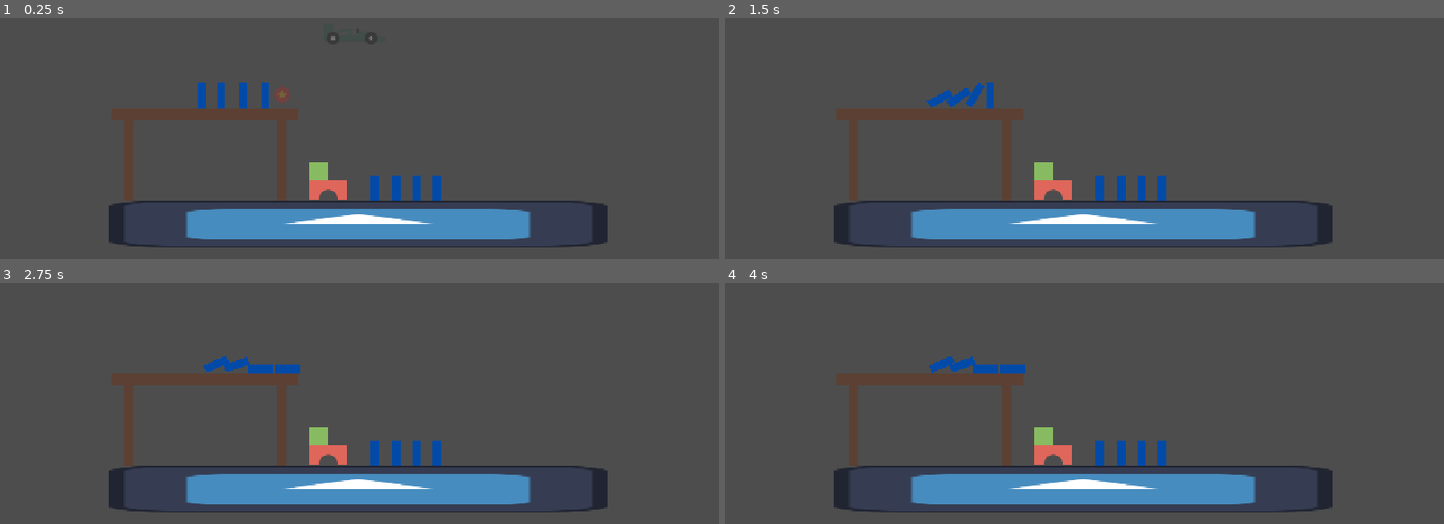
Above: before the commit, frames 1-4 (two rows, left to right).
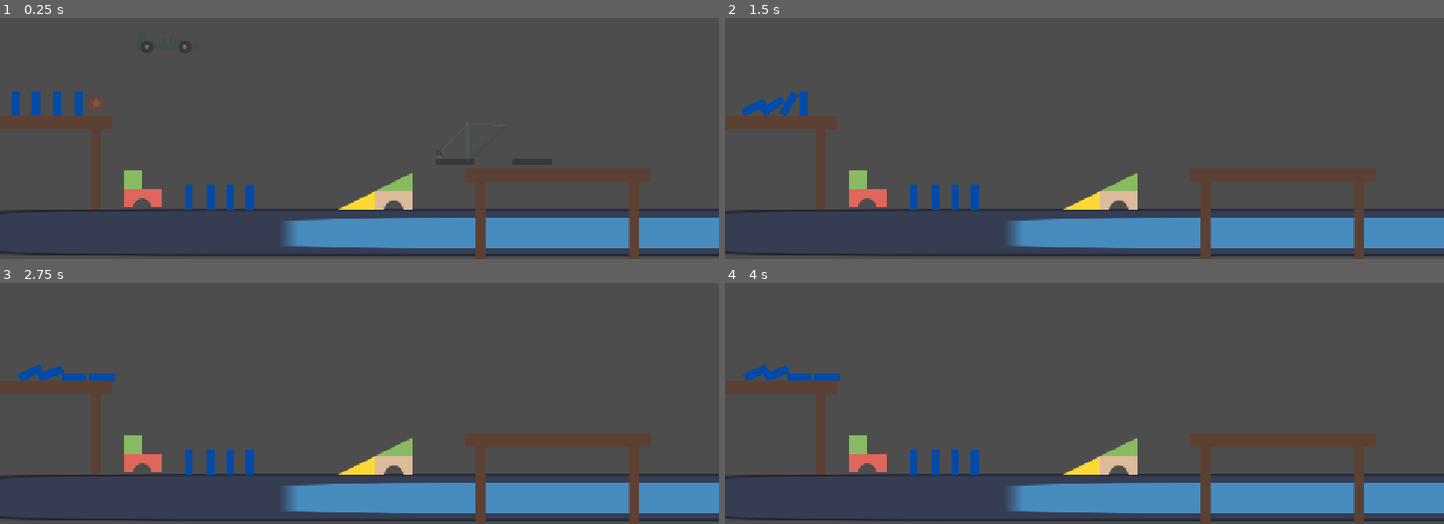
Above: after the commit, the same moments.

Repository: TimTich/toymino
Game: Godot game, scene res://scenes/level1.tscn
The game is run twice, just before and just after one commit, with the same random seed, the same clock (stepped at 60 frames per second) and the same inputs. The engine's default icon, where the game draws it, is replaced by a stand-in: a white triangle on a blue panel in a dark square.
Inputs (mouse positions are in pixels of both pictures, inside the frame that each line leads up to):
- Up to frame 1 (0.25 s): no input
- Up to frame 2 (1.5 s): tap Enter at 0.5 s; move the mouse to (1005, 95) at 0.52 s; tap Space (start) at 0.6 s; click (1005, 95) at 0.67 s; move the mouse to (940, 78) at 1.27 s; click (940, 78) at 1.35 s
- Up to frame 3 (2.75 s): tap Space (start) at 1.55, 2.1 s; move the mouse to (outside the picture) at 2.02 s; click (outside the picture) at 2.17 s
- Up to frame 4 (4 s): tap Space (start) at 2.75, 2.85, 3.5, 3.8 s; move the mouse to (1048, 403) at 2.77 s; click (1048, 403) at 2.92 s; move the mouse to (1300, 381) at 3.52 s; press the mouse at (1300, 381) at 3.53 s

The runs differ from the first frame. In frame 1, 19% of the frame differs, in the area x 0-100%, y 7-100%; in frame 2, 19%; in frame 3, 19%; in frame 4, 19%.

Commit message:
Holy moly dingen werken

Diff:
--- /dev/null
+++ b/scenes/environment/helling_klein/helling_klein.tscn
@@ -0,0 +1,11 @@
+[gd_scene format=3 uid="uid://c4bqsjq2quiq1"]
+
+[ext_resource type="Texture2D" uid="uid://4usrlwrpf110" path="res://scenes/environment/helling_klein/Helling klein.png" id="1_skmsl"]
+
+[node name="HellingKlein" type="StaticBody2D" unique_id=1429074296]
+
+[node name="Sprite2D" type="Sprite2D" parent="." unique_id=1193121186]
+texture = ExtResource("1_skmsl")
+
+[node name="CollisionPolygon2D" type="CollisionPolygon2D" parent="." unique_id=1313719765]
+polygon = PackedVector2Array(60, -30, 60, 30, -60, 30)
--- a/scenes/level1.tscn
+++ b/scenes/level1.tscn
@@ -6,6 +6,8 @@
 [ext_resource type="PackedScene" uid="uid://dhi84ownjbe5o" path="res://scenes/environment/trap_klein/trap_klein.tscn" id="4_conm7"]
 [ext_resource type="PackedScene" uid="uid://bj4mnvhospm4u" path="res://scenes/toys/ball/ball.tscn" id="5_d3jkd"]
 [ext_resource type="PackedScene" uid="uid://bd72ravr51va2" path="res://scenes/toys/car/car.tscn" id="6_u3awl"]
+[ext_resource type="PackedScene" uid="uid://c4bqsjq2quiq1" path="res://scenes/environment/helling_klein/helling_klein.tscn" id="7_ejswk"]
+[ext_resource type="PackedScene" uid="uid://ct7rn8x3oy06s" path="res://scenes/toys/hefbrug/hefbrug.tscn" id="8_bbk5w"]
 
 [sub_resource type="RectangleShape2D" id="RectangleShape2D_1os0n"]
 size = Vector2(800, 75)
@@ -14,57 +16,69 @@
 
 [node name="Level1" type="Node2D" parent="." unique_id=1387798288]
 
-[node name="Floor" type="StaticBody2D" parent="Level1" unique_id=189274120]
-position = Vector2(180, 565)
+[node name="StaticBody2D" type="StaticBody2D" parent="Level1" unique_id=189274120]
+position = Vector2(-118, 579)
+scale = Vector2(4.88, 1)
 collision_layer = 5
 
-[node name="Sprite2D" type="Sprite2D" parent="Level1/Floor" unique_id=1364646237]
+[node name="Sprite2D" type="Sprite2D" parent="Level1/StaticBody2D" unique_id=1364646237]
 position = Vector2(393.99997, 26.499996)
 scale = Vector2(6.2499995, 0.5859375)
 texture = ExtResource("1_6sh32")
 
-[node name="CollisionShape2D" type="CollisionShape2D" parent="Level1/Floor" unique_id=446575521]
+[node name="CollisionShape2D" type="CollisionShape2D" parent="Level1/StaticBody2D" unique_id=446575521]
 position = Vector2(394, 26.5)
 shape = SubResource("RectangleShape2D_1os0n")
 
 [node name="Domino" parent="Level1" unique_id=1991590098 instance=ExtResource("2_ejswk")]
-position = Vector2(323, 384)
+position = Vector2(25, 398)
 isFirst = true
 
 [node name="Domino2" parent="Level1" unique_id=564463175 instance=ExtResource("2_ejswk")]
-position = Vector2(355, 384)
+position = Vector2(57, 398)
 tipImpulse = Vector2(70, 0)
 
 [node name="Domino3" parent="Level1" unique_id=2104497383 instance=ExtResource("2_ejswk")]
-position = Vector2(389, 384)
+position = Vector2(91, 398)
 tipImpulse = Vector2(70, 0)
 
 [node name="Domino4" parent="Level1" unique_id=524222818 instance=ExtResource("2_ejswk")]
-position = Vector2(425, 384)
+position = Vector2(127, 398)
 tipImpulse = Vector2(70, 0)
 
 [node name="Tafel" parent="Level1" unique_id=833002844 instance=ExtResource("3_bbk5w")]
-position = Vector2(329, 480)
+position = Vector2(31, 494)
 
 [node name="TrapKlein" parent="Level1" unique_id=888224850 instance=ExtResource("4_conm7")]
-position = Vector2(526, 522)
+position = Vector2(228, 536)
 
 [node name="Ball" parent="Level1" unique_id=710849021 instance=ExtResource("5_d3jkd")]
-position = Vector2(452, 384)
+position = Vector2(154, 398)
 can_sleep = false
 freeze = true
 
 [node name="Domino5" parent="Level1" unique_id=246086847 instance=ExtResource("2_ejswk")]
-position = Vector2(600, 532)
+position = Vector2(302, 546)
 
 [node name="Domino6" parent="Level1" unique_id=495719941 instance=ExtResource("2_ejswk")]
-position = Vector2(635, 532)
+position = Vector2(337, 546)
 
 [node name="Domino7" parent="Level1" unique_id=495243564 instance=ExtResource("2_ejswk")]
-position = Vector2(667, 532)
+position = Vector2(369, 546)
 
 [node name="Domino8" parent="Level1" unique_id=1314929499 instance=ExtResource("2_ejswk")]
-position = Vector2(699, 532)
+position = Vector2(401, 546)
 
 [node name="Car2" parent="Level1" unique_id=1451795916 instance=ExtResource("6_u3awl")]
-position = Vector2(567, 287)
+position = Vector2(269, 301)
+
+[node name="HellingKlein" parent="Level1" unique_id=1429074296 instance=ExtResource("7_ejswk")]
+position = Vector2(601, 539)
+collision_layer = 5
+
+[node name="Hefbrug" parent="Level1" unique_id=387914154 instance=ExtResource("8_bbk5w")]
+position = Vector2(721, 497)
+scale = Vector2(0.5, 0.5)
+
+[node name="Tafel2" parent="Level1" unique_id=1059169237 instance=ExtResource("3_bbk5w")]
+position = Vector2(893, 579)
--- a/scenes/toys/ball/ball.tscn
+++ b/scenes/toys/ball/ball.tscn
@@ -23,6 +23,7 @@
 
 [node name="Ball" type="RigidBody2D" unique_id=710849021 node_paths=PackedStringArray("rigidbody")]
 collision_mask = 3
+mass = 5.0
 physics_material_override = SubResource("PhysicsMaterial_ovev1")
 script = ExtResource("1_eq1l8")
 rigidbody = NodePath(".")
--- /dev/null
+++ b/scenes/toys/balloon/balloon.gd
@@ -0,0 +1,12 @@
+class_name Balloon
+extends Toy
+
+@export var rigidbody: RigidBody2D
+
+func _ready() -> void:
+	super()
+	print(isLegal)
+
+func enter_play() -> void:
+	super()
+	rigidbody.freeze = false
--- /dev/null
+++ b/scenes/toys/balloon/balloon.tscn
@@ -0,0 +1,46 @@
+[gd_scene format=3 uid="uid://bnkyy10w0121s"]
+
+[ext_resource type="Texture2D" uid="uid://crlmjkdw5bpdq" path="res://scenes/toys/balloon/Ballon.png" id="1_5l1xl"]
+[ext_resource type="Script" uid="uid://crpmlnm67amv0" path="res://scenes/toys/balloon/balloon.gd" id="1_pkwua"]
+[ext_resource type="PackedScene" uid="uid://dpslc32nt4ss5" path="res://scenes/util/placement_checker/placement_checker.tscn" id="3_uk7hi"]
+[ext_resource type="PackedScene" uid="uid://cgjr2ijplhlqk" path="res://scenes/util/grab_area/grab_area.tscn" id="4_pb5s4"]
+
+[sub_resource type="CapsuleShape2D" id="CapsuleShape2D_1os0n"]
+radius = 37.0
+height = 94.0
+
+[sub_resource type="CapsuleShape2D" id="CapsuleShape2D_bqc7i"]
+radius = 44.0
+height = 118.0
+
+[node name="Balloon" type="RigidBody2D" unique_id=292060754 node_paths=PackedStringArray("rigidbody")]
+collision_layer = 3
+gravity_scale = 0.0
+center_of_mass_mode = 1
+can_sleep = false
+freeze = true
+script = ExtResource("1_pkwua")
+rigidbody = NodePath(".")
+
+[node name="Sprite2D" type="Sprite2D" parent="." unique_id=1187894076]
+texture = ExtResource("1_5l1xl")
+
+[node name="CollisionShape2D" type="CollisionShape2D" parent="." unique_id=826257777]
+position = Vector2(0, -9)
+shape = SubResource("CapsuleShape2D_1os0n")
+disabled = true
+
+[node name="PlacementChecker" parent="." unique_id=1327250746 instance=ExtResource("3_uk7hi")]
+collision_mask = 1
+isReverse = true
+
+[node name="CollisionShape2D" type="CollisionShape2D" parent="PlacementChecker" unique_id=2110530364]
+position = Vector2(0, -9)
+shape = SubResource("CapsuleShape2D_1os0n")
+
+[node name="GrabArea" parent="." unique_id=506054645 node_paths=PackedStringArray("target") instance=ExtResource("4_pb5s4")]
+target = NodePath("..")
+
+[node name="CollisionShape2D" type="CollisionShape2D" parent="GrabArea" unique_id=399119696]
+position = Vector2(0, -3)
+shape = SubResource("CapsuleShape2D_bqc7i")
--- a/scenes/toys/car/car.gd
+++ b/scenes/toys/car/car.gd
@@ -15,9 +15,12 @@
 	detection_area.monitoring = true
 	rigidbody.freeze = false
 
-func _physics_process(_delta: float) -> void:
-	if isActivated:
-		rigidbody.apply_force(Vector2(speed, 0))
+#func _physics_process(_delta: float) -> void:
+	#if isActivated:
+		#rigidbody.add_constant_force(Vector2(speed, 0))
 
 func _on_detection_area_body_entered(_body: Node2D) -> void:
+	if _body == self:
+		return
 	isActivated = true
+	rigidbody.add_constant_force(Vector2(speed, 0))
--- a/scenes/toys/car/car.tscn
+++ b/scenes/toys/car/car.tscn
@@ -34,11 +34,13 @@
 size = Vector2(108, 39)
 
 [node name="Car" type="RigidBody2D" unique_id=1546457409 node_paths=PackedStringArray("rigidbody")]
+collision_layer = 3
 collision_mask = 3
 physics_material_override = SubResource("PhysicsMaterial_p4ltx")
 can_sleep = false
 freeze = true
 script = ExtResource("1_p4ltx")
+speed = 500.0
 rigidbody = NodePath(".")
 
 [node name="Sprite2D" type="Sprite2D" parent="." unique_id=926077010]
--- /dev/null
+++ b/scenes/toys/hefbrug/hefbrug.gd
@@ -0,0 +1,13 @@
+class_name Hefbrug
+extends Toy
+
+@onready var brug_collider: CollisionShape2D = %BrugCollider
+@onready var animation_player: AnimationPlayer = $AnimationPlayer
+
+func enter_play() -> void:
+	super()
+	brug_collider.disabled = false
+
+
+func _on_activation_area_body_entered(_body: Node2D) -> void:
+	animation_player.play("open")
--- /dev/null
+++ b/scenes/toys/hefbrug/hefbrug.tscn
@@ -0,0 +1,152 @@
+[gd_scene format=3 uid="uid://ct7rn8x3oy06s"]
+
+[ext_resource type="Script" uid="uid://c0koc65plxmei" path="res://scenes/toys/hefbrug/hefbrug.gd" id="1_88gru"]
+[ext_resource type="Texture2D" uid="uid://dcvewg3p05mag" path="res://scenes/toys/hefbrug/katrol.png" id="1_ihqox"]
+[ext_resource type="Texture2D" uid="uid://cort81k7qdsmn" path="res://scenes/toys/hefbrug/touw_open.png" id="2_qqri5"]
+[ext_resource type="Texture2D" uid="uid://d0jfmoi2i8s5v" path="res://scenes/toys/hefbrug/paal.png" id="3_u1l1o"]
+[ext_resource type="Texture2D" uid="uid://dsd56bew3x3ok" path="res://scenes/toys/hefbrug/wegdek_open.png" id="4_88gru"]
+[ext_resource type="Texture2D" uid="uid://crwkan6xxccla" path="res://scenes/toys/hefbrug/Begin.png" id="5_jai2r"]
+[ext_resource type="Texture2D" uid="uid://bgev0r1ai10bk" path="res://scenes/toys/hefbrug/Eind.png" id="6_vvk1k"]
+[ext_resource type="PackedScene" uid="uid://cgjr2ijplhlqk" path="res://scenes/util/grab_area/grab_area.tscn" id="8_jai2r"]
+[ext_resource type="PackedScene" uid="uid://dpslc32nt4ss5" path="res://scenes/util/placement_checker/placement_checker.tscn" id="10_vvk1k"]
+
+[sub_resource type="RectangleShape2D" id="RectangleShape2D_1os0n"]
+size = Vector2(166, 9)
+
+[sub_resource type="RectangleShape2D" id="RectangleShape2D_bqc7i"]
+size = Vector2(124, 20)
+
+[sub_resource type="RectangleShape2D" id="RectangleShape2D_8nlcp"]
+size = Vector2(128, 20)
+
+[sub_resource type="RectangleShape2D" id="RectangleShape2D_gloqp"]
+size = Vector2(388, 155)
+
+[sub_resource type="RectangleShape2D" id="RectangleShape2D_er1kg"]
+size = Vector2(124, 25)
+
+[sub_resource type="RectangleShape2D" id="RectangleShape2D_lq3gy"]
+size = Vector2(128, 23)
+
+[sub_resource type="CircleShape2D" id="CircleShape2D_1os0n"]
+radius = 22.0
+
+[sub_resource type="Animation" id="Animation_jai2r"]
+length = 0.001
+tracks/0/type = "value"
+tracks/0/imported = false
+tracks/0/enabled = true
+tracks/0/path = NodePath("Brug:rotation")
+tracks/0/interp = 1
+tracks/0/loop_wrap = true
+tracks/0/keys = {
+"times": PackedFloat32Array(0),
+"transitions": PackedFloat32Array(1),
+"update": 0,
+"values": [-0.7766715]
+}
+
+[sub_resource type="Animation" id="Animation_vvk1k"]
+resource_name = "open"
+tracks/0/type = "value"
+tracks/0/imported = false
+tracks/0/enabled = true
+tracks/0/path = NodePath("Brug:rotation")
+tracks/0/interp = 1
+tracks/0/loop_wrap = true
+tracks/0/keys = {
+"times": PackedFloat32Array(0, 1),
+"transitions": PackedFloat32Array(1, 1),
+"update": 0,
+"values": [-0.7766715, 0.0]
+}
+
+[sub_resource type="AnimationLibrary" id="AnimationLibrary_viirn"]
+_data = {
+&"RESET": SubResource("Animation_jai2r"),
+&"open": SubResource("Animation_vvk1k")
+}
+
+[node name="Hefbrug" type="CharacterBody2D" unique_id=1177018507]
+script = ExtResource("1_88gru")
+
+[node name="Sprite2D" type="Sprite2D" parent="." unique_id=617677716]
+
+[node name="Katrol" type="Sprite2D" parent="." unique_id=879319580]
+position = Vector2(-35, -30)
+texture = ExtResource("1_ihqox")
+
+[node name="TouwOpen" type="Sprite2D" parent="." unique_id=1362146864]
+position = Vector2(72, -87)
+texture = ExtResource("2_qqri5")
+
+[node name="Paal" type="Sprite2D" parent="." unique_id=1682867288]
+position = Vector2(56, -76)
+texture = ExtResource("3_u1l1o")
+
+[node name="Brug" type="CharacterBody2D" parent="." unique_id=651630609]
+position = Vector2(65, -15.999998)
+rotation = -0.7766715
+collision_layer = 3
+collision_mask = 7
+
+[node name="WegdekOpen" type="Sprite2D" parent="Brug" unique_id=715319728]
+position = Vector2(79, 1)
+rotation = 0.74176496
+texture = ExtResource("4_88gru")
+
+[node name="BrugCollider" type="CollisionShape2D" parent="Brug" unique_id=2085994931]
+unique_name_in_owner = true
+position = Vector2(79, 0.5)
+shape = SubResource("RectangleShape2D_1os0n")
+disabled = true
+
+[node name="Begin" type="Sprite2D" parent="." unique_id=364316252]
+position = Vector2(16, -10)
+texture = ExtResource("5_jai2r")
+
+[node name="Eind" type="Sprite2D" parent="." unique_id=1059555703]
+position = Vector2(262, -10)
+texture = ExtResource("6_vvk1k")
+
+[node name="CollisionShape2D" type="CollisionShape2D" parent="." unique_id=1303562836]
+position = Vector2(16, -10)
+shape = SubResource("RectangleShape2D_bqc7i")
+disabled = true
+
+[node name="CollisionShape2D2" type="CollisionShape2D" parent="." unique_id=1872737706]
+position = Vector2(262, -10)
+shape = SubResource("RectangleShape2D_8nlcp")
+disabled = true
+
+[node name="GrabArea" parent="." unique_id=506054645 node_paths=PackedStringArray("target") instance=ExtResource("8_jai2r")]
+target = NodePath("..")
+
+[node name="CollisionShape2D" type="CollisionShape2D" parent="GrabArea" unique_id=1618183466]
+position = Vector2(138, -67.5)
+shape = SubResource("RectangleShape2D_gloqp")
+
+[node name="PlacementChecker" parent="." unique_id=1327250746 instance=ExtResource("10_vvk1k")]
+
+[node name="CollisionShape2D3" type="CollisionShape2D" parent="PlacementChecker" unique_id=940200122]
+position = Vector2(16, -2.5)
+shape = SubResource("RectangleShape2D_er1kg")
+
+[node name="PlacementChecker2" parent="." unique_id=530766920 instance=ExtResource("10_vvk1k")]
+
+[node name="CollisionShape2D" type="CollisionShape2D" parent="PlacementChecker2" unique_id=1549621851]
+position = Vector2(262, -1.5)
+shape = SubResource("RectangleShape2D_lq3gy")
+
+[node name="ActivationArea" type="Area2D" parent="." unique_id=1061136033]
+collision_layer = 0
+collision_mask = 2
+
+[node name="CollisionShape2D" type="CollisionShape2D" parent="ActivationArea" unique_id=465416635]
+position = Vector2(-35, -42)
+shape = SubResource("CircleShape2D_1os0n")
+
+[node name="AnimationPlayer" type="AnimationPlayer" parent="." unique_id=1451493184]
+libraries/ = SubResource("AnimationLibrary_viirn")
+
+[connection signal="body_entered" from="ActivationArea" to="." method="_on_activation_area_body_entered"]
Binary file added: scenes/environment/Boek stapel 2.png
Not shown, added: scenes/environment/Boek stapel 2.png.import
Binary file added: scenes/environment/Book serie klein.png
Not shown, added: scenes/environment/Book serie klein.png.import
Binary file added: scenes/environment/Opberg dozen 1.png
Not shown, added: scenes/environment/Opberg dozen 1.png.import
Binary file added: scenes/environment/Opberg dozen 2.png
Not shown, added: scenes/environment/Opberg dozen 2.png.import
Binary file added: scenes/environment/helling_klein/Helling klein.png
Not shown, added: scenes/environment/helling_klein/Helling klein.png.import
Binary file added: scenes/toys/balloon/Ballon.png
Not shown, added: scenes/toys/balloon/Ballon.png.import
(and 18 more such lines)
